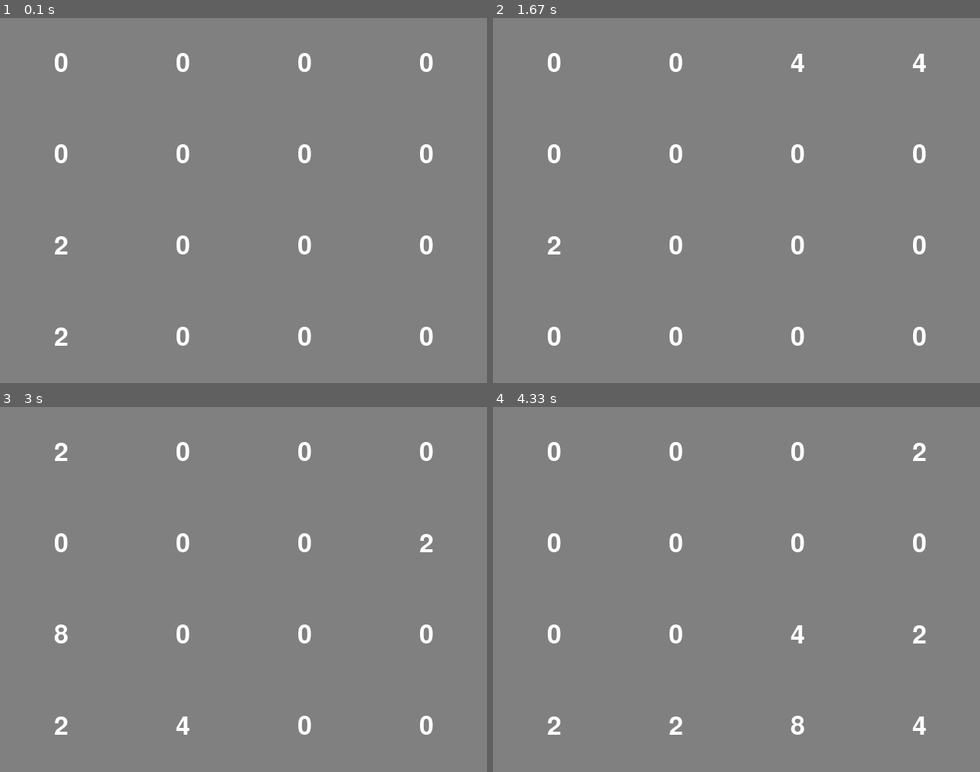
Above: before the commit, frames 1-4 (two rows, left to right).
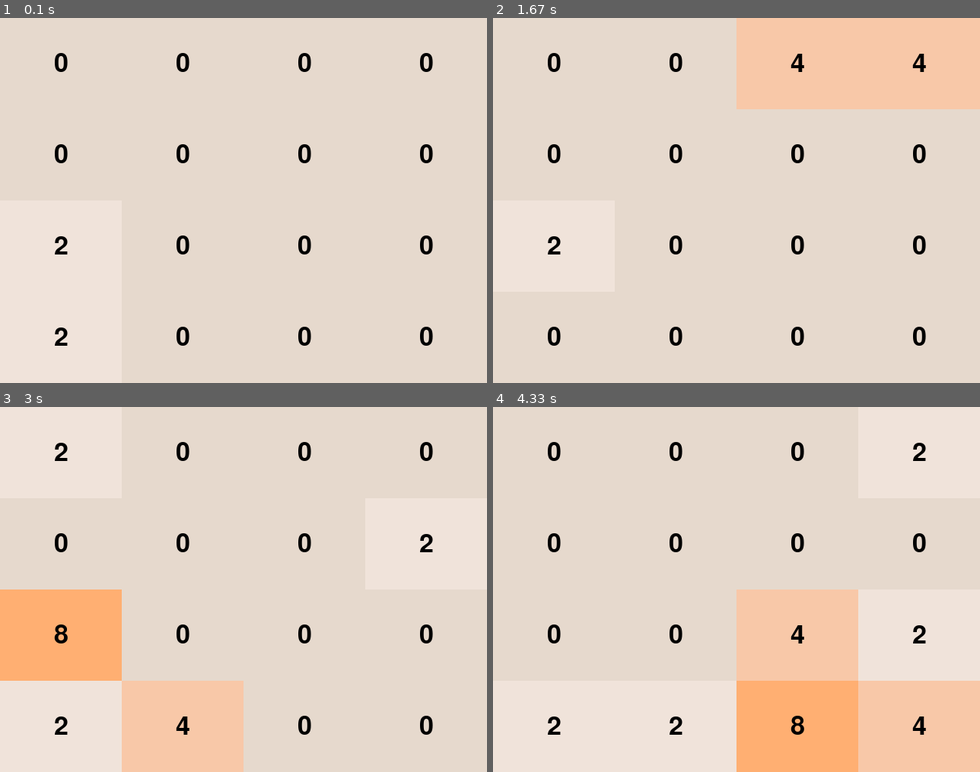
Above: after the commit, the same moments.

Repository: RavindraWiguna/2048-pygame
Game: pygame game, started from game2048/game.py
Same seed, same stepped clock (60 frames per second), same inputs: the game is played once before the commit and once after it.
Inputs:
- Up to frame 1 (0.1 s): no input
- Up to frame 2 (1.67 s): hold Right 0.33-0.8 s; hold Up 0.83-1.13 s; hold Right 1.17-1.63 s
- Up to frame 3 (3 s): hold Left 1.67-2.2 s; hold Down 2.23-2.53 s; hold Left 2.57-2.97 s
- Up to frame 4 (4.33 s): hold Up 3-3.37 s; hold Right 3.4-4.03 s; hold Down from 4.07 s (still down)

The runs differ from the first frame. In frame 1, 100% of the frame differs, in the area x 0-100%, y 0-100%; in frame 2, 100%; in frame 3, 100%; in frame 4, 100%.

Commit message:
yo 2048 with colors is on

Diff:
--- a/game2048/game.py
+++ b/game2048/game.py
@@ -2,7 +2,7 @@
 from copy import deepcopy
 import numpy as np
 import pygame
-from colorData import WHITE, GRAY
+from colorData import *
 from random import choice
 from math import sqrt
 #=========================================SETUP PHASE=====================
@@ -19,6 +19,7 @@
 class Game:
     # Game setup
     SCORE_FONT = pygame.font.SysFont('comicsans', 50)
+    GAME_COL = COLORS
 
     def __init__(self, window, window_width, window_height) -> None:
         self.window = window
@@ -162,13 +163,17 @@
     def draw_board(self):
         for i in range(4):
             for j in range(4):
-                value_text = self.SCORE_FONT.render(f'{self.Matrix[i*4 + j]}', 1, WHITE)
+                cur_id = i*4 + j
+                value_int = self.Matrix[cur_id]
+                value_text = self.SCORE_FONT.render(f'{value_int}', 1, BLACK)
+                pygame.draw.rect(self.window, self.GAME_COL[value_int], (self.unit_w*j, self.unit_h*i, self.unit_w, self.unit_h))
                 self.window.blit(value_text, (self.unit_w*j + self.unit_w//2 - value_text.get_width()//2, self.unit_h*i + self.unit_h//2 - value_text.get_height()//2))
+
                 # self.window.blit(left_score_text,(self.window_width//4 - left_score_text.get_width()//2, 20))
 
     def draw(self):
         # Fill the background color
-        self.window.fill(GRAY)
+        self.window.fill(BG)
         self.draw_board()
         # pygame.display.update()         # Update the frame showed
 
@@ -199,11 +204,6 @@
                         break
         return maybeGameOver
 
-
-
-
-
-
     def loop(self):
         """
         Executes a single game loop.
@@ -267,7 +267,7 @@
                 the_game.is_pressed = False
 
         game_info = the_game.loop()
-        isRunning = not game_info.isGameOver
+        isRunning = isRunning and not game_info.isGameOver
         the_game.draw()
         pygame.display.update()
 
